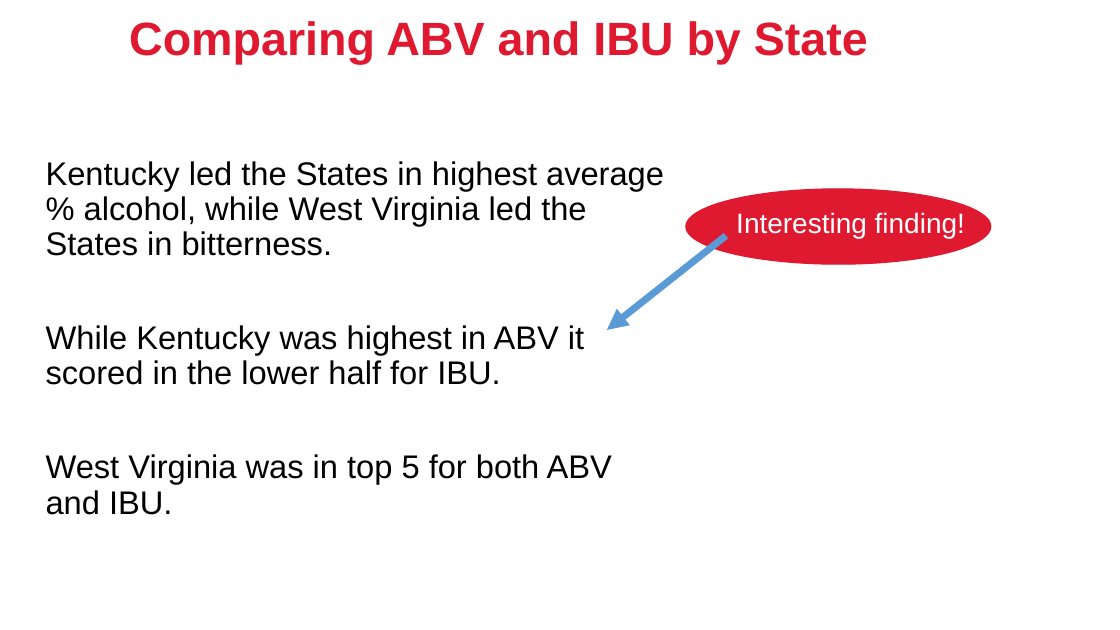
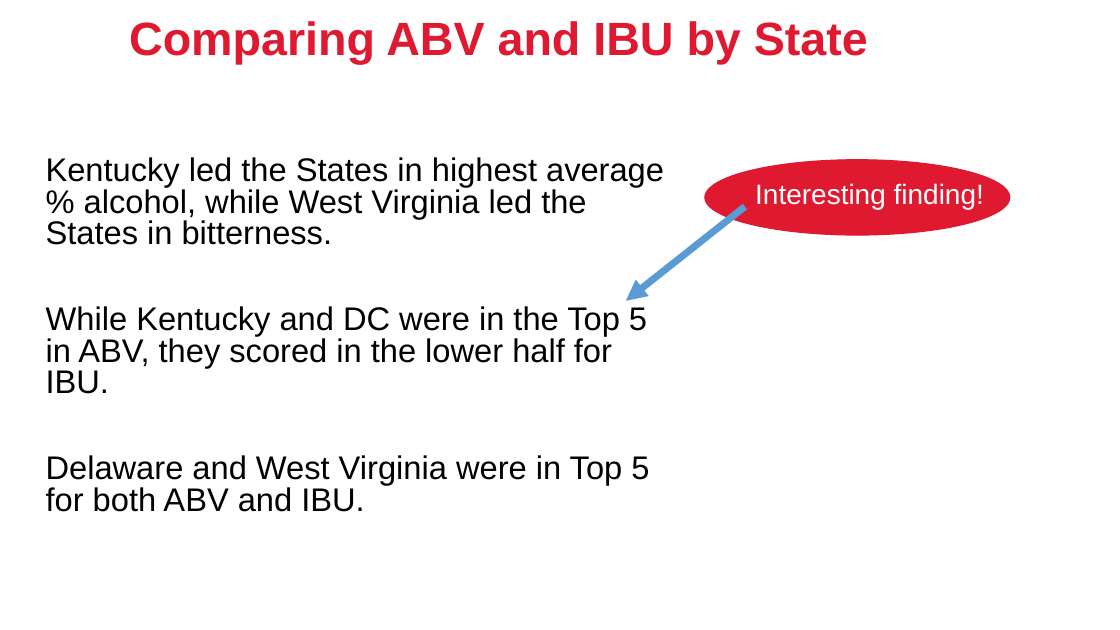
Before and after one commit to troymcsimov/6306, a slide deck: slide 7 of Case Study 1/EDA slides-1.pptx. Drawn at 1120x630 pixels with LibreOffice and Linux fonts; fonts in the diff are those of the drawing; background and template pictures are left out. Boxes give left, top, right and bottom in pixels: in the first picture for what was removed or moved away, otherwise in the second. Text is boxed around its words. In the diff, an @@ line names an element or a change of style, - is before the commit and + after.

```diff
--- a/Case Study 1/EDA slides-1.pptx
+++ b/Case Study 1/EDA slides-1.pptx
@@ text at <box>46,157,664,245</box>: line spacing 0.9 to 0.8 @@
@@ 1 text, 1 ellipse, 1 arrow: place and size @@
-1 text, 1 ellipse, 1 arrow at <box>607,189,991,330</box>
+1 text, 1 ellipse, 1 arrow at <box>626,160,1010,301</box>
@@ text at <box>46,306,649,512</box>: text changed @@
-While Kentucky was highest in ABV it scored in the lower half for IBU.
-West Virginia was in top 5 for both ABV and IBU.
+While Kentucky and DC were in the Top 5 in ABV, they scored in the lower half for IBU.
+Delaware and West Virginia were in Top 5 for both ABV and IBU.
```
Also in this commit, not shown: 4 other slides changed, 2 slides added.
